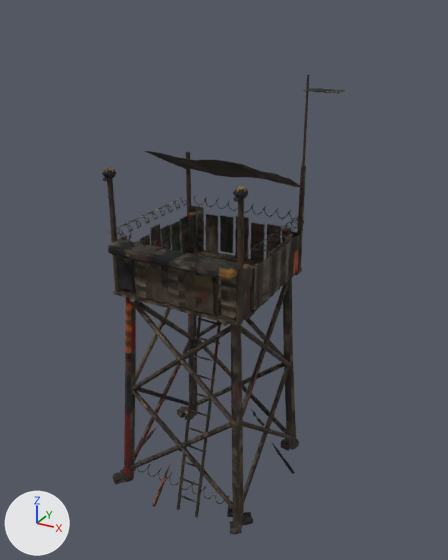
A saved change to the glTF model assets/models/blender/archer_tower.glb.
Before and after are seen from a 50 mm lens placed at (5.43, -9.38, 9.07), pointed at (0.17, 0.17, 4.29). The lights are fixed; the arrows at lower left show +X, +Y and +Z. The first picture is the older version. Vertices at exactly the same position are counted once.

Names of what the first picture shows: 'Lv1', 'Lv2', 'Lv3'.
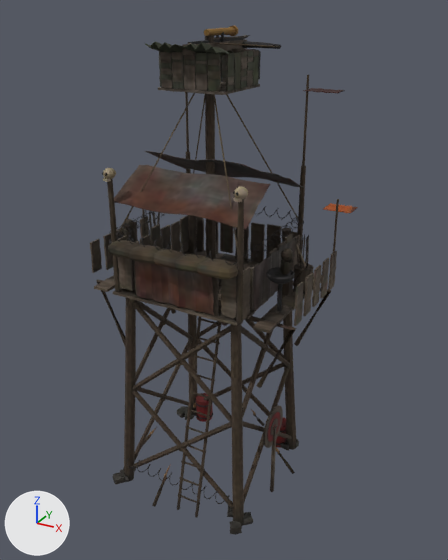
Changed parts and their boxes (x1, y1, x2, y2) in the pictures (448 x 560 px):
'Lv4b', added: after (90, 165, 337, 388)
'Turret_a5', added: after (145, 26, 281, 95)
'Turret_a4', added: after (145, 37, 276, 95)
'Lv4a', added: after (117, 36, 298, 259)
'Lv5b', added: after (109, 199, 358, 448)
'Lv5a', added: after (185, 92, 283, 492)
part 1 of me_leg, surface changed: (107, 88, 340, 535) in both
part 2 of me_bag, surface changed: (108, 240, 297, 507) in both
part 3 of me_wire, surface changed: (102, 168, 300, 509) in both

What changed in the scene script:
```text
Change me_leg:
    where me_leg.from_pydata(...)  # 3746 vertices, 7124 faces; spans x -1.62..1.88, y -1.62..1.49, z -0.01..8.0
    used by ob_lv1; location = (0.0, 0.0, 0.0)
    me_leg part 1: 7094 kept faces spanning x -1.62..1.88, y -1.62..1.49, z -0.01..8.0 get new texture (UV) coordinates
Change me_bag:
    where me_bag.from_pydata(...)  # 874 vertices, 1696 faces; spans x -1.7..1.7, y -1.73..1.74, z -0.02..5.36
    used by ob_lv2; location = (0.0, 0.0, 0.0)
    me_bag part 2: 1696 kept faces spanning x -1.7..1.7, y -1.73..1.74, z -0.02..5.36 get new texture (UV) coordinates
Change me_wire:
    where me_wire.from_pydata(...)  # 2147 vertices, 3138 faces; spans x -1.4..1.4, y -1.48..1.4, z 0.37..6.6
    used by ob_lv3; location = (0.0, 0.0, 0.0)
    me_wire part 3: 3084 kept faces spanning x -1.4..1.4, y -1.48..1.4, z 0.37..6.6 get new texture (UV) coordinates
Add me_nest_floor_007:
    me_nest_floor_007.from_pydata(...)  # 1533 vertices, 2858 faces; spans x -0.92..0.92, y -0.92..1.5, z 7.82..8.78
    me_nest_floor_007.materials.append(mat_archer_tower)  # picture img_archer_tower_col
Add me_nest_floor:
    me_nest_floor.from_pydata(...)  # 1279 vertices, 2418 faces; spans x -0.85..0.85, y -0.92..1.4, z 7.82..8.62
    me_nest_floor.materials.append(mat_archer_tower)  # picture img_archer_tower_col
Add me_brazier_leg:
    me_brazier_leg.from_pydata(...)  # 876 vertices, 1712 faces; spans x -2.4..2.32, y -0.78..1.51, z 0.01..6.0
    me_brazier_leg.materials.append(mat_archer_tower)  # picture img_archer_tower_col
Add me_banner_pole:
    me_banner_pole.from_pydata(...)  # 374 vertices, 704 faces; spans x -1.5..1.53, y -0.62..1.94, z 0.0..8.2
    me_banner_pole.materials.append(mat_archer_tower)  # picture img_archer_tower_col
Add me_balcony:
    me_balcony.from_pydata(...)  # 1802 vertices, 3392 faces; spans x -2.13..2.13, y -1.28..1.28, z 2.88..6.47
    me_balcony.materials.append(mat_archer_tower)  # picture img_archer_tower_col
Add me_mast:
    me_mast.from_pydata(...)  # 84 vertices, 156 faces; spans x -1.26..1.26, y -1.26..1.26, z 4.35..8.65
    me_mast.materials.append(mat_archer_tower)  # picture img_archer_tower_col
Add ob_turret_a5:
    ob_turret_a5 = bpy.data.objects.new('Turret_a5', me_nest_floor_007)
    ob_turret_a5.location = (0.0, 0.0, 0.0)
Add ob_turret_a4:
    ob_turret_a4 = bpy.data.objects.new('Turret_a4', me_nest_floor)
    ob_turret_a4.location = (0.0, 0.0, 0.0)
Add ob_lv5b:
    ob_lv5b = bpy.data.objects.new('Lv5b', me_brazier_leg)
    ob_lv5b.location = (0.0, 0.0, 0.0)
Add ob_lv5a:
    ob_lv5a = bpy.data.objects.new('Lv5a', me_banner_pole)
    ob_lv5a.location = (0.0, 0.0, 0.0)
Add ob_lv4b:
    ob_lv4b = bpy.data.objects.new('Lv4b', me_balcony)
    ob_lv4b.location = (0.0, 0.0, 0.0)
Add ob_lv4a:
    ob_lv4a = bpy.data.objects.new('Lv4a', me_mast)
    ob_lv4a.location = (0.0, 0.0, 0.0)
```
